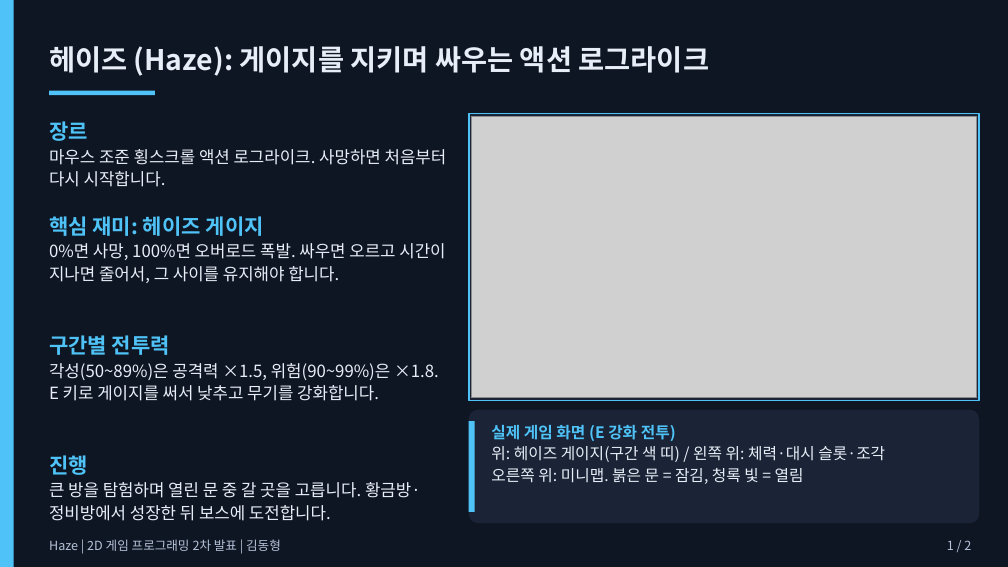
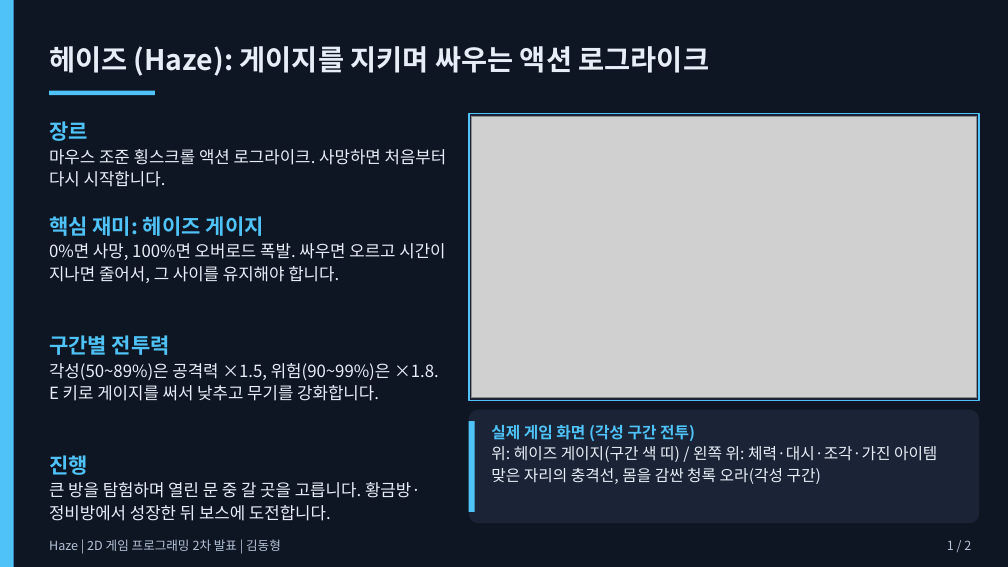
Before and after one commit to donghyeong-1/2DGP-HAZE, a slide deck: slide 1 of docs/presentation_2nd.pptx. Drawn at 1008x567 pixels with LibreOffice and Linux fonts; fonts in the diff are those of the drawing; grey boxes stand for pictures. Boxes give left, top, right and bottom in pixels: in the first picture for what was removed or moved away, otherwise in the second. Text is boxed around its words. In the diff, an @@ line names an element or a change of style, - is before the commit and + after.

```diff
--- a/docs/presentation_2nd.pptx
+++ b/docs/presentation_2nd.pptx
@@ text at bbox=[491, 425, 937, 484]: text changed @@
-실제 게임 화면 (E 강화 전투)
-위: 헤이즈 게이지(구간 색 띠) / 왼쪽 위: 체력·대시 슬롯·조각
-오른쪽 위: 미니맵. 붉은 문 = 잠김, 청록 빛 = 열림
+실제 게임 화면 (각성 구간 전투)
+위: 헤이즈 게이지(구간 색 띠) / 왼쪽 위: 체력·대시·조각·가진 아이템
+맞은 자리의 충격선, 몸을 감싼 청록 오라(각성 구간)
```
Also in this commit, not shown: 1 other slide changed, 31 other files.
